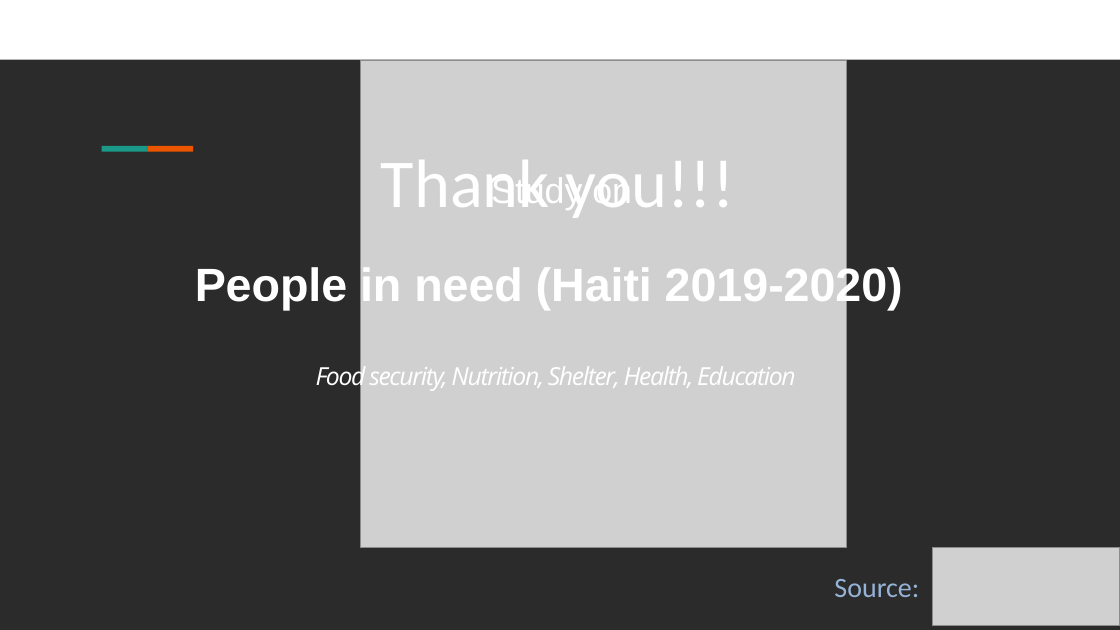
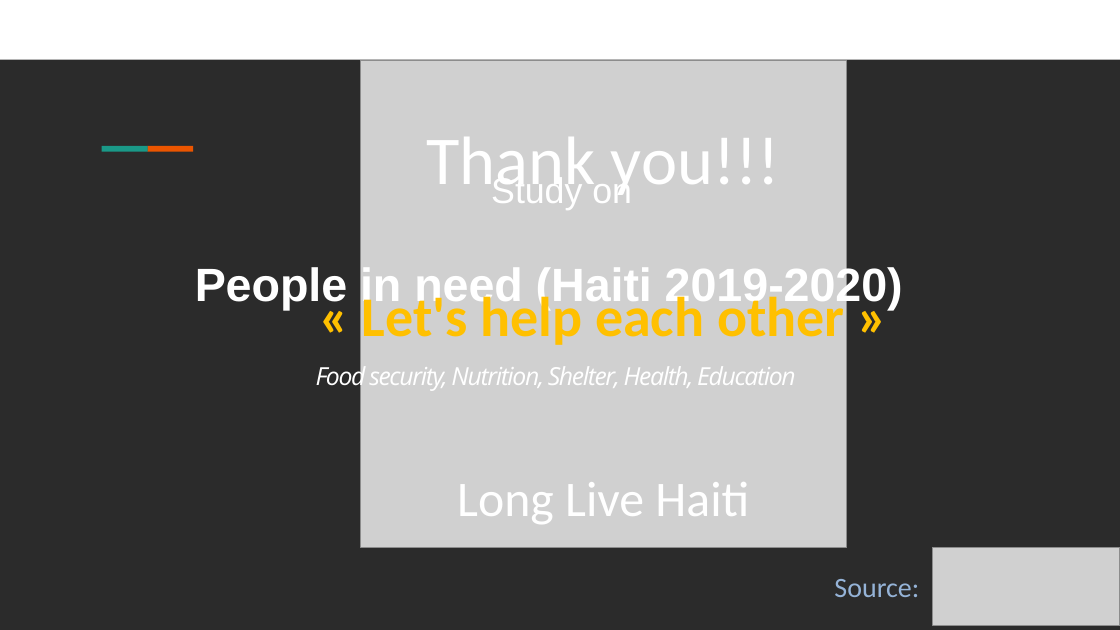
Before and after one commit to Thermoris1212/Ayiti-Analytics-Capstone-project, a slide deck: slide 18 of présentationCapstone.pptx (slide 12 before the commit). Drawn at 1120x630 pixels with LibreOffice and Linux fonts; fonts in the diff are those of the drawing; grey boxes stand for pictures; background and template pictures are left out; a plain dark background stands for a picture behind light text. Boxes give left, top, right and bottom in pixels: in the first picture for what was removed or moved away, otherwise in the second. Text is boxed around its words. In the diff, an @@ line names an element or a change of style, - is before the commit and + after.

```diff
--- a/présentationCapstone.pptx
+++ b/présentationCapstone.pptx
@@ text "Thank you!!!": place and size @@
-text "Thank you!!!" at box(381, 160, 550, 207)
+text "Thank you!!!" at box(362, 137, 845, 524)
@@ text at box(426, 137, 780, 200): alignment left to centre @@
@@ text at box(362, 289, 845, 524): paragraphs added @@
+« Let's help each other »
+Long Live Haiti
```
Also in this commit, not shown: 9 other slides changed, 8 slides added, 2 slides removed, 2 other files.
